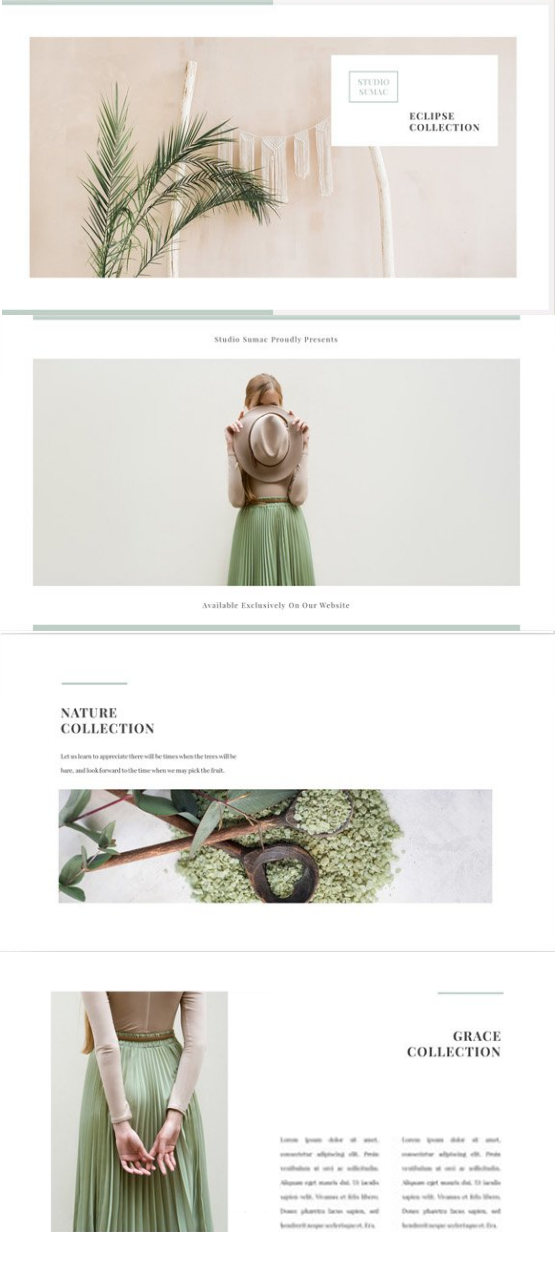
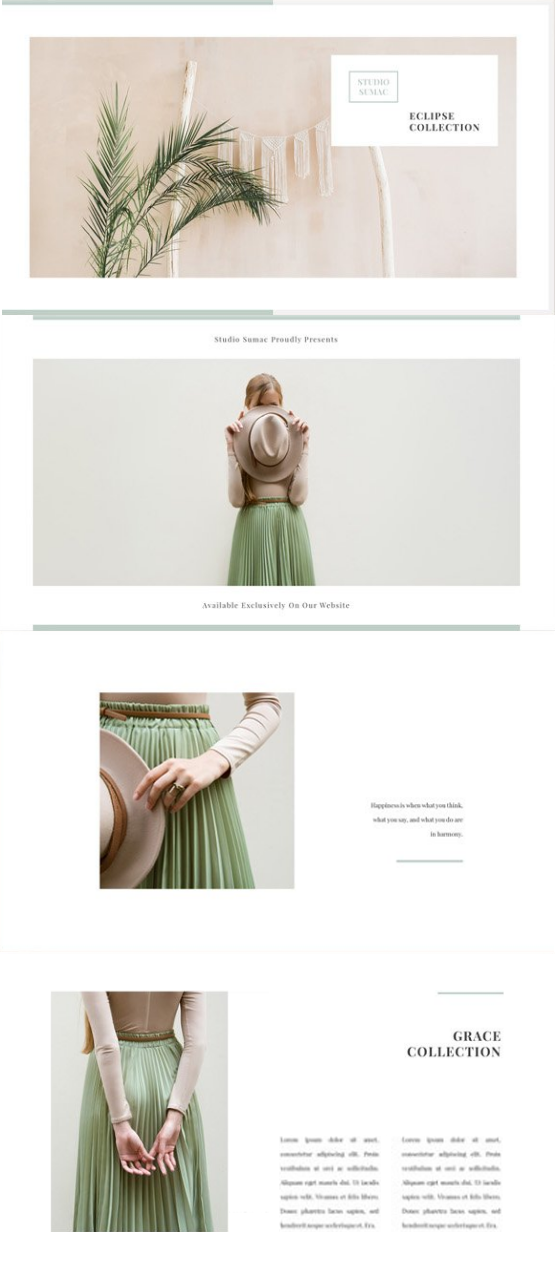
Layer changes from the first w=555, h=1272 image to the second:
showed "page 3" over <box>8,952,555,954</box>
added layer "page 2_3" above "page 2_2" over <box>0,631,555,952</box>
showed "page 2_2" over <box>0,634,555,952</box>
